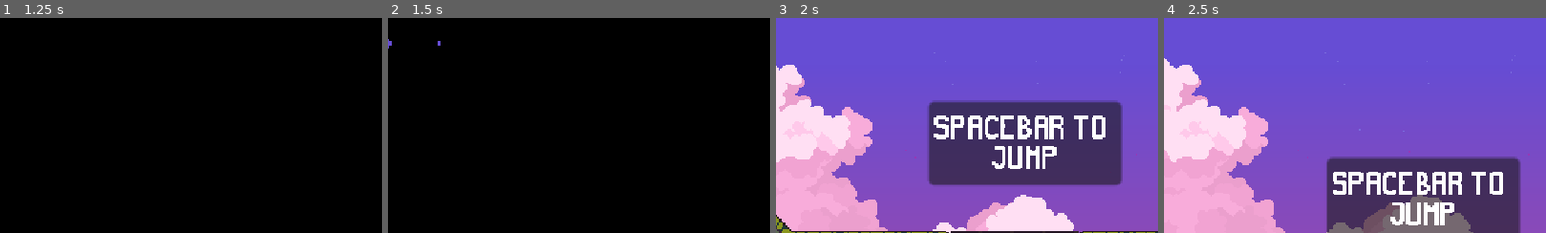
Above: before the commit, frames 1-4 (left to right).
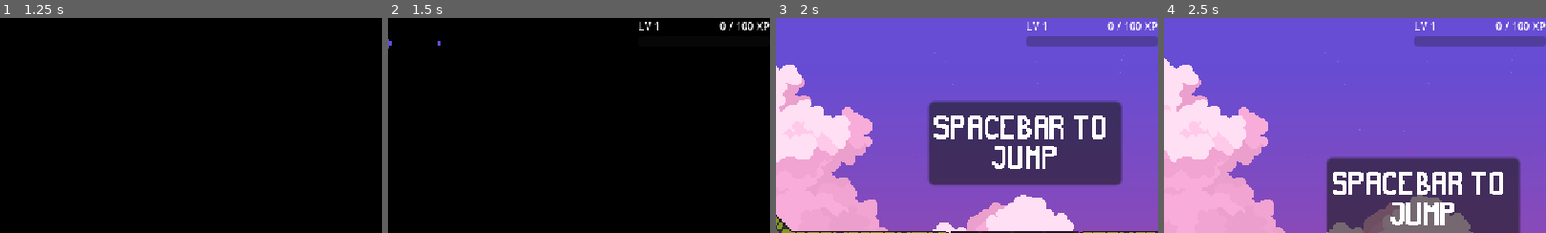
Above: after the commit, the same moments.

Repository: seahjiale/Austeria
Game: Godot game, scene res://Assets/Menus/Main_Menu/main_menu.tscn
The game is run twice, just before and just after one commit, with the same random seed, the same clock (stepped at 60 frames per second) and the same inputs.
Inputs (mouse positions are % of the whole screen's width and height, from its top left):
- Up to frame 1 (1.25 s): click "play" at 0.5 s
- Up to frame 2 (1.5 s): click "play" at 1.25 s
- Up to frame 3 (2 s): no input
- Up to frame 4 (2.5 s): tap Enter at 2 s; move the mouse to (72, 45) at 2.02 s; press the mouse at (72, 45) at 2.03 s; hold D (move_right) from 2.03 s (still down); tap Space (jump) at 2.27 s
The pictures show only the part of the screen within x 50-100%, y 0-50%; the shares and areas given below are measured in that part.

Frame 1 is identical in both runs. In frame 2, 0.3% of the frame differs, in the area x 65-100%, y 1-6%; in frame 3, 2.0%, in the area x 65-100%, y 1-14%; in frame 4, 2.0%.

Commit message:
exp system

Diff:
--- a/Assets/Characters/MushroomEnemy/mushroom_enemy.gd
+++ b/Assets/Characters/MushroomEnemy/mushroom_enemy.gd
@@ -1,21 +1,7 @@
-extends RigidBody2D
+extends "res://Assets/Game/enemy.gd"
 
 @onready var game_manager = %GameManager
-@export var sprite : AnimatedSprite2D
 
-# mushroom health
-var health = 3
-
-# takes damage, if health hits <= 0, disappear
-func take_damage(amount):
-	health -= amount
-	if health <= 0:
-		call_deferred("queue_free")
-	sprite.play("take_damage")
-	await sprite.animation_finished
-	sprite.play("idle")
-
-# checks if player gets hit or mushroom gets hit
 func _on_area_2d_body_entered(body) -> void:
 	if body is CharacterBody2D:
 		var y_delta = position.y - body.position.y
--- /dev/null
+++ b/Assets/Game/enemy.gd
@@ -0,0 +1,15 @@
+extends RigidBody2D
+
+@export var xp_reward: int = 10
+@export var sprite: AnimatedSprite2D
+var health: int = 3
+
+func take_damage(amount):
+	health -= amount
+	if health <= 0:
+		ExpManager.gain_xp(xp_reward)
+		call_deferred("queue_free")
+		return
+	sprite.play("take_damage")
+	await sprite.animation_finished
+	sprite.play("idle")
--- /dev/null
+++ b/Assets/Game/exp_manager.gd
@@ -0,0 +1,30 @@
+extends Node
+
+signal xp_changed(current_xp, required_xp)
+signal level_changed(new_level)
+
+var level: int = 1
+var current_xp: int = 0
+var xp_to_next: int = 100
+
+# XP curve where more exp is required as you level up : base * (level ^ exponent)
+const BASE_XP = 100
+const XP_EXPONENT = 1.5
+
+func _ready() -> void:
+	xp_to_next = _xp_for_level(level)
+
+func gain_xp(amount: int) -> void:
+	current_xp += amount
+	while current_xp >= xp_to_next:
+		current_xp -= xp_to_next
+		level += 1
+		xp_to_next = _xp_for_level(level)
+		emit_signal("level_changed", level)
+	emit_signal("xp_changed", current_xp, xp_to_next)
+
+func _xp_for_level(lv: int) -> int:
+	return int(BASE_XP * pow(lv, XP_EXPONENT))
+
+func get_xp_percent() -> float:
+	return float(current_xp) / float(xp_to_next)
--- /dev/null
+++ b/Assets/Game/experience_bar.gd
@@ -0,0 +1,27 @@
+extends Node
+
+@onready var level_label  = $VBoxContainer/HBoxContainer/LevelLabel
+@onready var xp_label     = $VBoxContainer/HBoxContainer/EXPLabel
+@onready var xp_bar       = $VBoxContainer/EXPBar
+@onready var levelup_anim = $VBoxContainer/LevelUpAnimation
+
+func _ready() -> void:
+	ExpManager.connect("xp_changed", _on_xp_changed)
+	ExpManager.connect("level_changed", _on_level_changed)
+	_refresh_ui()
+
+func _on_xp_changed(current, required) -> void:
+	xp_bar.value = float(current) / float(required) * 100.0
+	xp_label.text = "%d / %d XP" % [current, required]
+
+func _on_level_changed(new_level) -> void:
+	level_label.text = "LV %d" % new_level
+	levelup_anim.play("level_up_flash")
+
+func _refresh_ui() -> void:
+	level_label.text = "LV %d" % ExpManager.level
+	xp_label.text    = "%d / %d XP" % [
+		ExpManager.current_xp,
+		ExpManager.xp_to_next
+	]
+	xp_bar.value = ExpManager.get_xp_percent() * 100.0
--- a/Assets/Items/Scripts/InventoryWindow.gd
+++ b/Assets/Items/Scripts/InventoryWindow.gd
@@ -3,7 +3,7 @@
 @export var inventory_data : InventoryData
 var current_dragged_item_data : Dictionary
 
-func _process(delta: float) -> void:
+func _process(_delta: float) -> void:
 	if not has_node("ItemDrag"):
 		return
 	get_node("ItemDrag").position = get_global_mouse_position()
--- a/Assets/Items/Scripts/Slot.gd
+++ b/Assets/Items/Scripts/Slot.gd
@@ -14,7 +14,3 @@
 		return
 	%ItemTexture.texture = current_item.item_texture
 	%ItemAmount.text = str(current_item.item_amount)
-
-# Called every frame. 'delta' is the elapsed time since the previous frame.
-func _process(delta: float) -> void:
-	pass
--- a/Assets/Levels/Area1/area_1.tscn
+++ b/Assets/Levels/Area1/area_1.tscn
@@ -20,6 +20,7 @@
 [ext_resource type="Script" uid="uid://3maqk6r2bs4" path="res://Assets/Game/back_to_main_menu_button.gd" id="14_5cg6o"]
 [ext_resource type="Script" uid="uid://bb48eit83yo0h" path="res://Assets/Game/restart_button.gd" id="17_lbrap"]
 [ext_resource type="Script" uid="uid://dehld5ifcui24" path="res://Assets/Game/game_over.gd" id="17_xai42"]
+[ext_resource type="Script" uid="uid://ceau380suw6ab" path="res://Assets/Game/experience_bar.gd" id="21_5im4w"]
 [ext_resource type="Texture2D" uid="uid://db7n5qfyin6u0" path="res://Assets/Background/BackgroundSprites/cloud_bg/1.png" id="21_j7vlb"]
 [ext_resource type="Script" uid="uid://cjo4hwqkbl75r" path="res://Assets/Background/Sky/sky.gd" id="21_klwya"]
 [ext_resource type="Script" uid="uid://k6m1q04b7u0q" path="res://Assets/Background/Sky/sky_2.gd" id="22_citrs"]
@@ -929,6 +930,37 @@
 horizontal_alignment = 1
 vertical_alignment = 1
 
+[node name="ExperienceBar" type="Node" parent="UI" unique_id=467662802]
+script = ExtResource("21_5im4w")
+
+[node name="VBoxContainer" type="VBoxContainer" parent="UI/ExperienceBar" unique_id=128107851]
+anchors_preset = 1
+anchor_left = 1.0
+anchor_right = 1.0
+offset_left = -199.0
+offset_bottom = 54.0
+grow_horizontal = 0
+
+[node name="HBoxContainer" type="HBoxContainer" parent="UI/ExperienceBar/VBoxContainer" unique_id=1291903839]
+layout_mode = 2
+theme_override_constants/separation = 8
+
+[node name="LevelLabel" type="Label" parent="UI/ExperienceBar/VBoxContainer/HBoxContainer" unique_id=2084506468]
+layout_mode = 2
+size_flags_horizontal = 3
+
+[node name="EXPLabel" type="Label" parent="UI/ExperienceBar/VBoxContainer/HBoxContainer" unique_id=1507027151]
+layout_mode = 2
+size_flags_horizontal = 8
+
+[node name="EXPBar" type="ProgressBar" parent="UI/ExperienceBar/VBoxContainer" unique_id=1123462765]
+custom_minimum_size = Vector2(100, 16)
+layout_mode = 2
+show_percentage = false
+
+[node name="LevelUpAnimation" type="AnimationPlayer" parent="UI/ExperienceBar/VBoxContainer" unique_id=721030952]
+root_node = NodePath("../HBoxContainer")
+
 [node name="Background" type="CanvasLayer" parent="." unique_id=1912774481]
 layer = -1
 
--- a/project.godot
+++ b/project.godot
@@ -20,6 +20,7 @@
 SceneTransition="*uid://duaxdyb2gsork"
 GameState="*uid://deciclxwgs3ae"
 GlobalSignals="*uid://c7brbk2avgae1"
+ExpManager="*uid://dywo3ajb530o7"
 
 [display]
 
Not shown, added: Assets/Game/enemy.gd.uid
Not shown, added: Assets/Game/exp_manager.gd.uid
Not shown, added: Assets/Game/experience_bar.gd.uid
